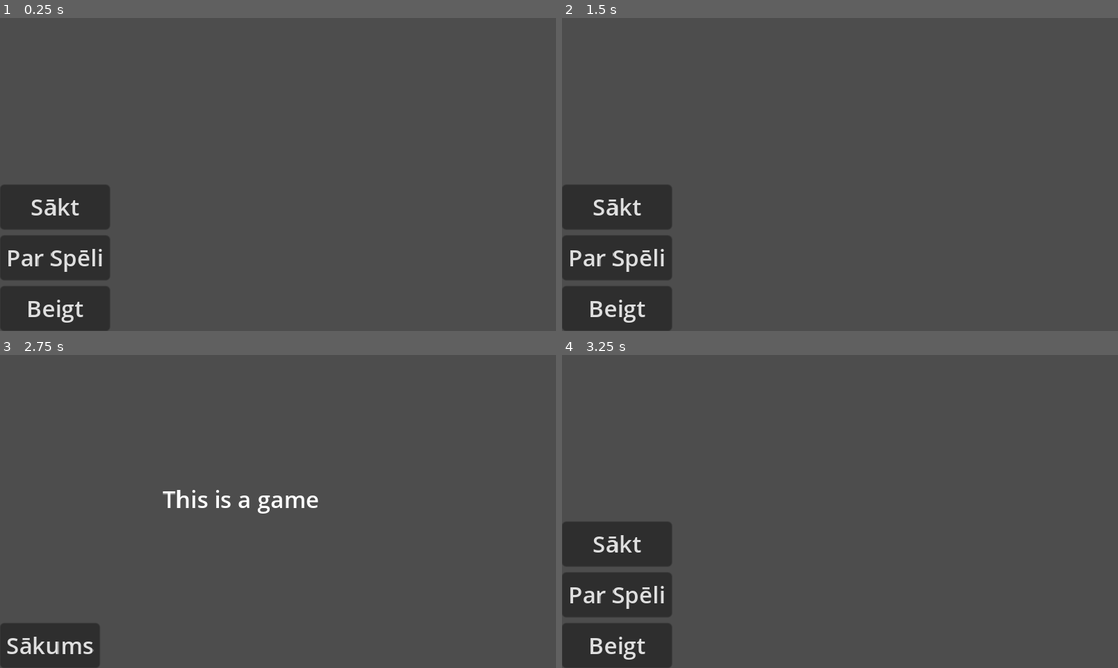
Above: before the commit, frames 1-4 (two rows, left to right).
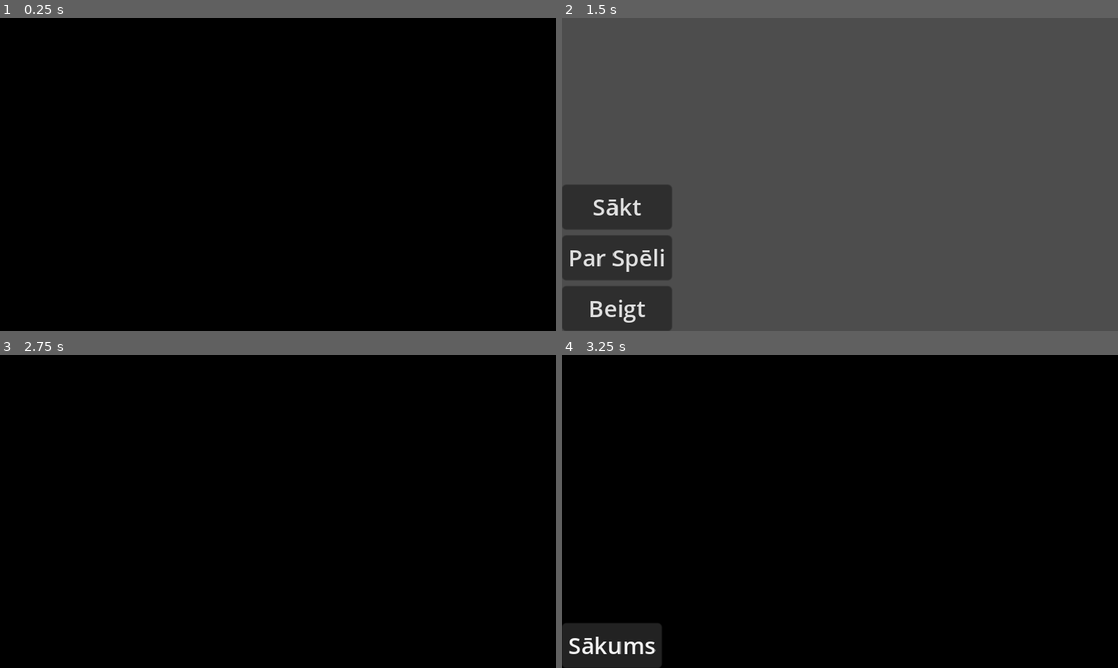
Above: after the commit, the same moments.

Repository: kevnix/schoolgame
Game: Godot game, scene res://UI/menu.tscn
Two runs of this game, one before a commit and one after it. Both use one fixed random seed, a clock stepped at 60 frames per second and the inputs below.
Inputs (mouse positions are in pixels of both pictures, inside the frame that each line leads up to):
- Up to frame 1 (0.25 s): no input
- Up to frame 2 (1.5 s): click "Sākt" at 0.5 s; click (840, 105) at 1.25 s, where only the run before the commit has a clickable "Sākums"
- Up to frame 3 (2.75 s): click "Par Spēli" at 2 s
- Up to frame 4 (3.25 s): click (612, 646) at 2.75 s, where only the run before the commit has a clickable "Sākums"

The runs differ from the first frame. In frame 1, 100% of the frame differs, in the area x 0-100%, y 0-100%; in frame 2, nothing differs; in frame 3, 100%; in frame 4, 98%.

Commit message:
export

Diff:
--- a/InteractiveTileMap.gd
+++ b/InteractiveTileMap.gd
@@ -4,8 +4,3 @@
 @export var TILE_SCENES : Dictionary = {
 
 }
-
-
-
-func _on_menu_button_pressed():
-	get_tree().change_scene_to_file("res://UI/menu.tscn")
--- /dev/null
+++ b/MenuButton.gd
@@ -0,0 +1,10 @@
+extends Button
+@export var transitioner : Transitioner
+
+# Called when the node enters the scene tree for the first time.
+func _ready():
+	transitioner.set_next_animation(button_pressed)
+
+func _on_pressed():
+	transitioner.scene_to_load = load("res://UI/menu.tscn")
+	transitioner.set_next_animation(button_pressed)
--- a/UI/TransitionButton.gd
+++ /dev/null
@@ -1,9 +0,0 @@
-extends CheckButton
-
-@export var transitioner : Transitioner
-
-
-
-
-func _on_toggled(button_pressed):
-	transitioner.set_next_animation(button_pressed)
--- a/UI/about.gd
+++ b/UI/about.gd
@@ -1,4 +1,13 @@
 extends Control
+@export var transitioner : Transitioner
+var x = false
 
-func _on_button_pressed():
-	get_tree().change_scene_to_file("res://UI/menu.tscn")
+# Called when the node enters the scene tree for the first time.
+func _ready():
+	transitioner.set_next_animation(x)
+	pass
+
+func _on_pressed():
+	transitioner.scene_to_load = load("res://UI/menu.tscn")
+	x = true
+	transitioner.set_next_animation(x)
--- a/UI/about.tscn
+++ b/UI/about.tscn
@@ -1,14 +1,7 @@
 [gd_scene load_steps=3 format=3 uid="uid://bf50lnjcujkps"]
 
-[ext_resource type="Script" path="res://UI/about.gd" id="1_q8x5e"]
-
-[sub_resource type="GDScript" id="GDScript_ho2h4"]
-script/source = "extends Button
-
-
-func _on_menu_button_pressed():
-	get_tree().change_scene_to_file(\"res://UI/menu.tscn\")
-"
+[ext_resource type="Script" path="res://MenuButton.gd" id="1_5od1k"]
+[ext_resource type="PackedScene" uid="uid://ddttrrvstb0xx" path="res://UI/transitioner.tscn" id="2_7gjqa"]
 
 [node name="About" type="Control"]
 layout_mode = 3
@@ -17,7 +10,6 @@
 anchor_bottom = 1.0
 grow_horizontal = 2
 grow_vertical = 2
-script = ExtResource("1_q8x5e")
 
 [node name="RichTextLabel" type="RichTextLabel" parent="."]
 layout_mode = 1
@@ -34,15 +26,19 @@
 grow_vertical = 2
 text = "This is a game"
 
-[node name="MenuButton" type="Button" parent="."]
+[node name="Transitioner" parent="." instance=ExtResource("2_7gjqa")]
+layout_mode = 1
+
+[node name="MenuButton" type="Button" parent="." node_paths=PackedStringArray("transitioner")]
 layout_mode = 1
 anchors_preset = 2
 anchor_top = 1.0
 anchor_bottom = 1.0
-offset_top = -8.0
-offset_right = 8.0
+offset_top = -31.0
+offset_right = 69.0
 grow_vertical = 0
 text = "Sākums"
-script = SubResource("GDScript_ho2h4")
+script = ExtResource("1_5od1k")
+transitioner = NodePath("../Transitioner")
 
-[connection signal="pressed" from="MenuButton" to="." method="_on_button_pressed"]
+[connection signal="pressed" from="MenuButton" to="MenuButton" method="_on_pressed"]
--- a/UI/menu.gd
+++ b/UI/menu.gd
@@ -1,13 +1,35 @@
 extends Control
+@export var transitioner : Transitioner
 
+var button_pressed = false
+
+func _ready():
+	transitioner.set_next_animation(button_pressed)
 
 func _on_start_button_pressed():
-	get_tree().change_scene_to_file("res://level_1.tscn")
+	transitioner.scene_to_load = load("res://level_1.tscn")
+	button_pressed = true
+	transitioner.set_next_animation(button_pressed)
 
+	#await get_tree().create_timer(1).timeout
+	#get_tree().change_scene_to_file("res://level_1.tscn")
 
 func _on_about_button_pressed():
-	get_tree().change_scene_to_file("res://UI/about.tscn")
+	transitioner.scene_to_load = load("res://UI/about.tscn")
+	button_pressed = true
+	transitioner.set_next_animation(button_pressed)
+	#get_tree().change_scene_to_file("res://UI/about.tscn")
 
 
 func _on_quit_button_pressed():
+	transitioner.scene_to_load = null
+	button_pressed = true
+	transitioner.set_next_animation(button_pressed)
+	await get_tree().create_timer(1).timeout
 	get_tree().quit()
+
+
+func _on_menu_button_pressed():
+	transitioner.scene_to_load = load("res://UI/menu.tscn")
+	button_pressed = true
+	transitioner.set_next_animation(button_pressed)
--- a/UI/menu.tscn
+++ b/UI/menu.tscn
@@ -1,22 +1,9 @@
 [gd_scene load_steps=3 format=3 uid="uid://dm5tdu6uq03j8"]
 
 [ext_resource type="Script" path="res://UI/menu.gd" id="1_sf0sa"]
+[ext_resource type="PackedScene" uid="uid://ddttrrvstb0xx" path="res://UI/transitioner.tscn" id="2_kf3bd"]
 
-[sub_resource type="GDScript" id="GDScript_shxab"]
-script/source = "extends Button
-
-
-# Called when the node enters the scene tree for the first time.
-func _ready():
-	pass # Replace with function body.
-
-
-# Called every frame. 'delta' is the elapsed time since the previous frame.
-func _process(delta):
-	pass
-"
-
-[node name="Menu" type="Control"]
+[node name="Menu" type="Control" node_paths=PackedStringArray("transitioner")]
 layout_mode = 3
 anchors_preset = 15
 anchor_right = 1.0
@@ -24,6 +11,7 @@
 grow_horizontal = 2
 grow_vertical = 2
 script = ExtResource("1_sf0sa")
+transitioner = NodePath("CanvasLayer/Transitioner")
 
 [node name="VBoxContainer" type="VBoxContainer" parent="."]
 layout_mode = 1
@@ -37,7 +25,6 @@
 [node name="StartButton" type="Button" parent="VBoxContainer"]
 layout_mode = 2
 text = "Sākt"
-script = SubResource("GDScript_shxab")
 
 [node name="AboutButton" type="Button" parent="VBoxContainer"]
 layout_mode = 2
@@ -48,6 +35,18 @@
 layout_mode = 2
 text = "Beigt"
 
+[node name="CanvasLayer" type="CanvasLayer" parent="."]
+
+[node name="Transitioner" parent="CanvasLayer" instance=ExtResource("2_kf3bd")]
+anchors_preset = 8
+anchor_left = 0.5
+anchor_top = 0.5
+anchor_right = 0.5
+anchor_bottom = 0.5
+offset_left = -38.0
+offset_right = 38.0
+
 [connection signal="pressed" from="VBoxContainer/StartButton" to="." method="_on_start_button_pressed"]
+[connection signal="pressed" from="VBoxContainer/StartButton" to="VBoxContainer/StartButton" method="_on_pressed"]
 [connection signal="pressed" from="VBoxContainer/AboutButton" to="." method="_on_about_button_pressed"]
 [connection signal="pressed" from="VBoxContainer/QuitButton" to="." method="_on_quit_button_pressed"]
--- a/UI/transitioner.gd
+++ b/UI/transitioner.gd
@@ -1,6 +1,9 @@
 extends Control
 
 class_name Transitioner
+
+@export var scene_switch_anim : String = "fade_out"
+@export var scene_to_load : PackedScene
 
 @onready var animation_tex : TextureRect = $TextureRect
 @onready var animation_player : AnimationPlayer = $AnimationPlayer
@@ -13,3 +16,8 @@
 		animation_player.queue("fade_out")
 	else:
 		animation_player.queue("fade_in")
+
+
+func _on_animation_player_animation_finished(anim_name):
+	if(scene_to_load != null && anim_name == scene_switch_anim):
+		get_tree().change_scene_to_packed(scene_to_load)
--- a/UI/transitioner.tscn
+++ b/UI/transitioner.tscn
@@ -24,7 +24,7 @@
 "times": PackedFloat32Array(0, 1),
 "transitions": PackedFloat32Array(1, 1),
 "update": 0,
-"values": [Vector2(2, 2), Vector2(0.1, 0.1)]
+"values": [Vector2(50, 50), Vector2(0.1, 0.1)]
 }
 tracks/1/type = "value"
 tracks/1/imported = false
@@ -51,7 +51,7 @@
 "times": PackedFloat32Array(0, 1),
 "transitions": PackedFloat32Array(1, 1),
 "update": 0,
-"values": [Vector2(0.1, 0.1), Vector2(2, 2)]
+"values": [Vector2(0.1, 0.1), Vector2(50, 50)]
 }
 tracks/1/type = "value"
 tracks/1/imported = false
@@ -82,10 +82,19 @@
 script = ExtResource("1_4n1xc")
 
 [node name="TextureRect" type="TextureRect" parent="."]
-layout_mode = 0
-offset_right = 40.0
-offset_bottom = 40.0
-scale = Vector2(2, 2)
+layout_mode = 1
+anchors_preset = 8
+anchor_left = 0.5
+anchor_top = 0.5
+anchor_right = 0.5
+anchor_bottom = 0.5
+offset_left = -32.0
+offset_top = -32.0
+offset_right = 32.0
+offset_bottom = 32.0
+grow_horizontal = 2
+grow_vertical = 2
+scale = Vector2(50, 50)
 pivot_offset = Vector2(32, 32)
 texture = SubResource("GradientTexture2D_y7n7i")
 
@@ -93,3 +102,5 @@
 libraries = {
 "": SubResource("AnimationLibrary_qnerb")
 }
+
+[connection signal="animation_finished" from="AnimationPlayer" to="." method="_on_animation_player_animation_finished"]
--- a/level_1.tscn
+++ b/level_1.tscn
@@ -1,9 +1,12 @@
-[gd_scene load_steps=8 format=3 uid="uid://b58c6q4abvbw2"]
+[gd_scene load_steps=11 format=3 uid="uid://ecadhyn3l7r7"]
 
 [ext_resource type="PackedScene" uid="uid://cbyd581odwbh2" path="res://Characters/Player.tscn" id="1_46seb"]
 [ext_resource type="Texture2D" uid="uid://cc30s8sj3c8de" path="res://Art/Environments/Town/tileset/tileset.png" id="2_oth68"]
 [ext_resource type="Texture2D" uid="uid://br33n3fuu11qs" path="res://Art/Environments/Town/tileset/grass-tiles.png" id="3_3td40"]
 [ext_resource type="Script" path="res://InteractiveTileMap.gd" id="4_qkjyd"]
+[ext_resource type="PackedScene" uid="uid://dm5tdu6uq03j8" path="res://UI/menu.tscn" id="6_4atm0"]
+[ext_resource type="Script" path="res://MenuButton.gd" id="6_hq6tt"]
+[ext_resource type="PackedScene" uid="uid://ddttrrvstb0xx" path="res://UI/transitioner.tscn" id="6_pjm1i"]
 
 [sub_resource type="TileSetAtlasSource" id="TileSetAtlasSource_3y2oj"]
 texture = ExtResource("2_oth68")
@@ -704,13 +707,26 @@
 script = ExtResource("4_qkjyd")
 metadata/_edit_lock_ = true
 
-[node name="MenuButton" type="Button" parent="."]
+[node name="CanvasLayer" type="CanvasLayer" parent="."]
+
+[node name="Transitioner" parent="CanvasLayer" instance=ExtResource("6_pjm1i")]
+anchors_preset = 8
+anchor_left = 0.5
+anchor_top = 0.5
+anchor_right = 0.5
+anchor_bottom = 0.5
+scene_to_load = ExtResource("6_4atm0")
+
+[node name="MenuButton" type="Button" parent="CanvasLayer" node_paths=PackedStringArray("transitioner")]
 anchors_preset = 2
 anchor_top = 1.0
 anchor_bottom = 1.0
 offset_top = -31.0
-offset_right = 53.0
+offset_right = 69.0
 grow_vertical = 0
 text = "Sākums"
-
-[connection signal="pressed" from="MenuButton" to="InteractiveTileMap" method="_on_menu_button_pressed"]
+script = ExtResource("6_hq6tt")
+transitioner = NodePath("../Transitioner")
+
+[connection signal="hidden" from="CanvasLayer/MenuButton" to="CanvasLayer/MenuButton" method="_on_hidden"]
+[connection signal="pressed" from="CanvasLayer/MenuButton" to="CanvasLayer/MenuButton" method="_on_pressed"]
Not shown, added: Brīvdienas pie Liepājas ūdeņiem.console.exe
Not shown, added: Brīvdienas pie Liepājas ūdeņiem.exe
Not shown, added: Brīvdienas pie Liepājas ūdeņiem.pck
